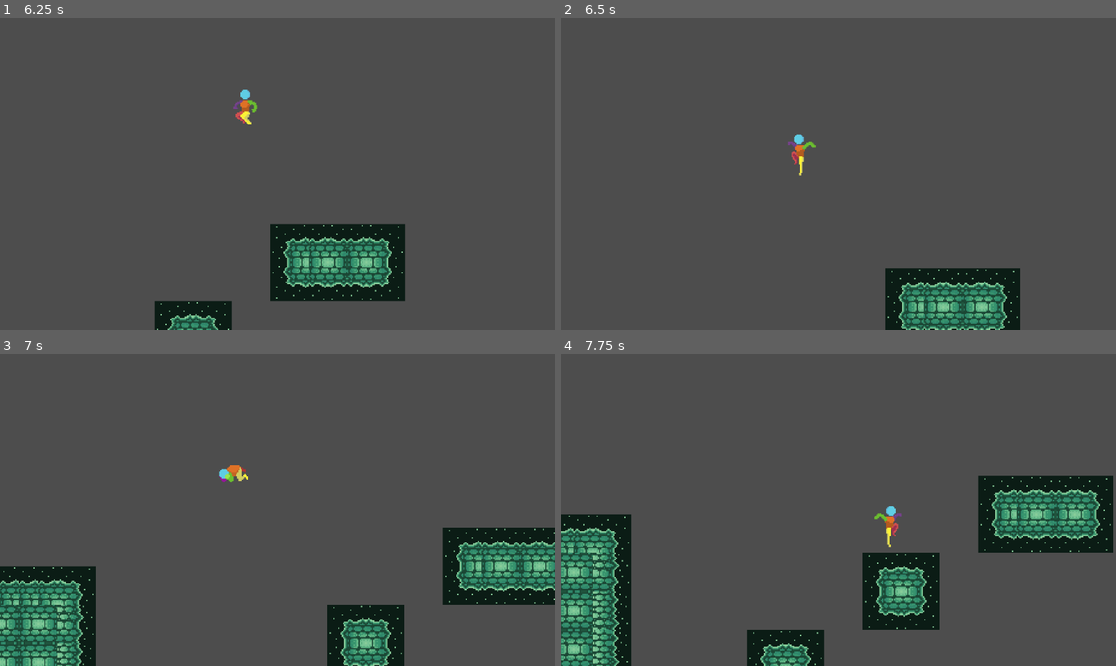
Above: before the commit, frames 1-4 (two rows, left to right).
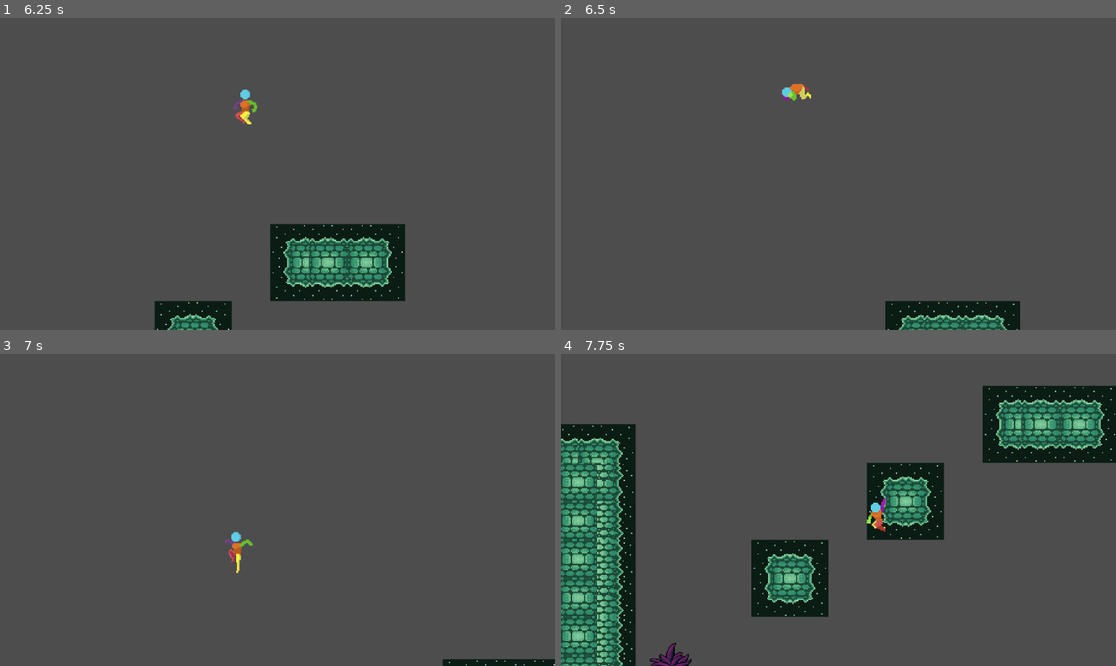
Above: after the commit, the same moments.

Repository: BettiFei/SuI2-04-ProjectFrankenstein
Game: Godot game, scene res://Scenes/playground.tscn
Same seed, same stepped clock (60 frames per second), same inputs: the game is played once before the commit and once after it.
Inputs (mouse positions are in pixels of both pictures, inside the frame that each line leads up to):
- Up to frame 1 (6.25 s): move the mouse to (399, 158) at 0.52 s; hold Right (move_right) 0.53-2.03 s; right-click (399, 158) at 0.6 s; tap Space (jump) at 0.77, 1.07, 1.52, 1.82, 2.3, 2.85, 3.02, 3.32, 3.77, 4.07, 4.52, 4.82, 5.3, 6.02 s; click (399, 158) at 0.8 s; move the mouse to (166, 189) at 1.27 s; click (166, 189) at 1.35 s; tap Shift (dash) at 1.55, 2.1, 4.55, 5.1 s; move the mouse to (333, 105) at 2.02 s; hold Left (move_left) 2.03-2.78 s; move the mouse to (249, 236) at 2.77 s; hold Right (move_right) 2.78-4.28 s; right-click (249, 236) at 3.05 s; move the mouse to (444, 220) at 3.52 s; right-click (444, 220) at 3.6 s; click (444, 220) at 3.8 s; move the mouse to (111, 127) at 4.27 s; hold Left (move_left) 4.28-5.03 s; click (111, 127) at 4.35 s; move the mouse to (305, 174) at 5.02 s; hold Right (move_right) 5.03-5.78 s; move the mouse to (194, 96) at 5.77 s; hold Left (move_left) from 5.78 s (still down); right-click (194, 96) at 5.85 s
- Up to frame 2 (6.5 s): keep holding Left (move_left); tap Space (jump) at 6.32 s
- Up to frame 3 (7 s): keep holding Left (move_left); move the mouse to (399, 494) at 6.52 s; click (399, 494) at 6.6 s; tap Space (jump) at 6.77 s
- Up to frame 4 (7.75 s): tap Space (jump) at 7.07, 7.52 s; move the mouse to (727, 525) at 7.27 s; release Left (move_left) at 7.28 s; hold Right (move_right) from 7.28 s (still down); tap Shift (dash) at 7.35 s

Frame 1 is identical in both runs. In frame 2, 4.4% of the frame differs, in the area x 39-83%, y 21-100%; in frame 3, 14%; in frame 4, 32%, in the area x 0-100%, y 10-100%.

Commit message:
Minor bug fixes

Diff:
--- a/Scenes/playground.tscn
+++ b/Scenes/playground.tscn
@@ -83,10 +83,10 @@
 zoom = Vector2(2.5, 2.5)
 position_smoothing_enabled = true
 
-[node name="EnemyPlant" parent="." instance=ExtResource("4_qyfof")]
+[node name="EnemyPlant" parent="." node_paths=PackedStringArray("player") instance=ExtResource("4_qyfof")]
 position = Vector2(1030, 516)
+player = NodePath("../Player")
 
-[node name="EnemyPlant2" parent="." instance=ExtResource("4_qyfof")]
+[node name="EnemyPlant2" parent="." node_paths=PackedStringArray("player") instance=ExtResource("4_qyfof")]
 position = Vector2(366, 515)
-
-[connection signal="enemy_hit" from="Player" to="EnemyPlant" method="_on_player_enemy_hit"]
+player = NodePath("../Player")
--- a/Scripts/enemy.gd
+++ b/Scripts/enemy.gd
@@ -1,6 +1,7 @@
 extends RigidBody2D
 
 
+@export var player : CharacterBody2D
 @export var hp := 50
 
 
@@ -9,7 +10,7 @@
 
 # Called when the node enters the scene tree for the first time.
 func _ready() -> void:
-	pass # Replace with function body.
+	player.enemy_hit.connect(_on_player_enemy_hit)
 
 
 # Called every frame. 'delta' is the elapsed time since the previous frame.
--- a/Scripts/player.gd
+++ b/Scripts/player.gd
@@ -77,8 +77,8 @@
 	# Set state-specific things that only need to run once when entering a new state:
 	match active_state:
 		STATE.FALL:
-			if previous_state == STATE.DOUBLE_JUMP:
-				await get_tree().create_timer(0.1).timeout
+			#if previous_state == STATE.DOUBLE_JUMP:
+				#await get_tree().create_timer(0.1).timeout
 			anim_sprite.play("falling")
 			if previous_state == STATE.FLOOR:
 				coyote_timer.start()
@@ -201,7 +201,9 @@
 			if active_state != STATE.WALL_JUMP:
 				handle_movement()
 
-			if Input.is_action_just_pressed("jump") or velocity.y >= 0:
+			if Input.is_action_just_pressed("jump") and active_state == STATE.JUMP and can_double_jump:
+				switch_state(STATE.DOUBLE_JUMP)
+			elif Input.is_action_just_pressed("jump") or velocity.y >= 0:
 				velocity.y = 0
 				switch_state(STATE.FALL)
 			elif Input.is_action_just_pressed("dash") and can_dash:
